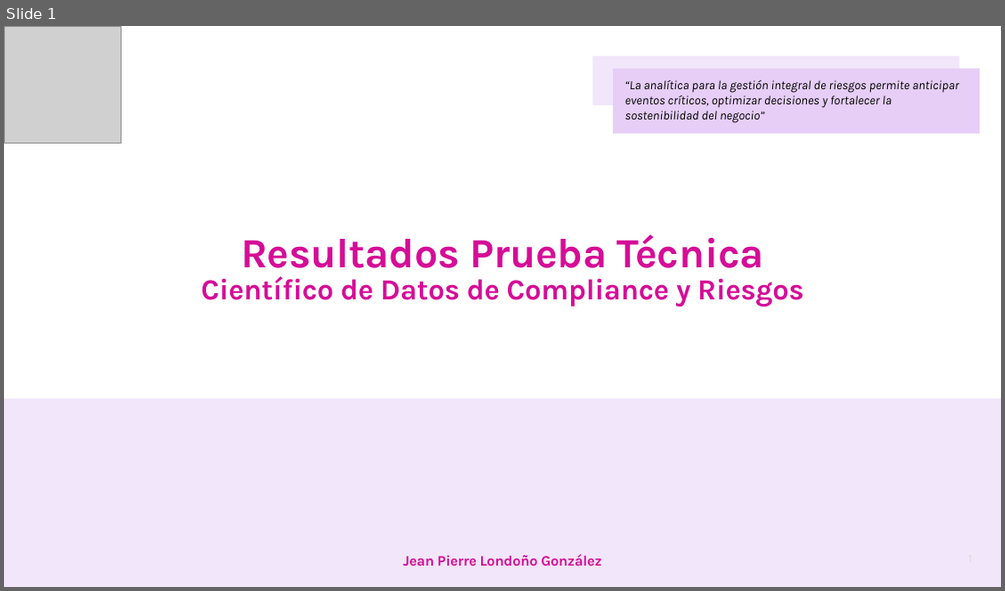
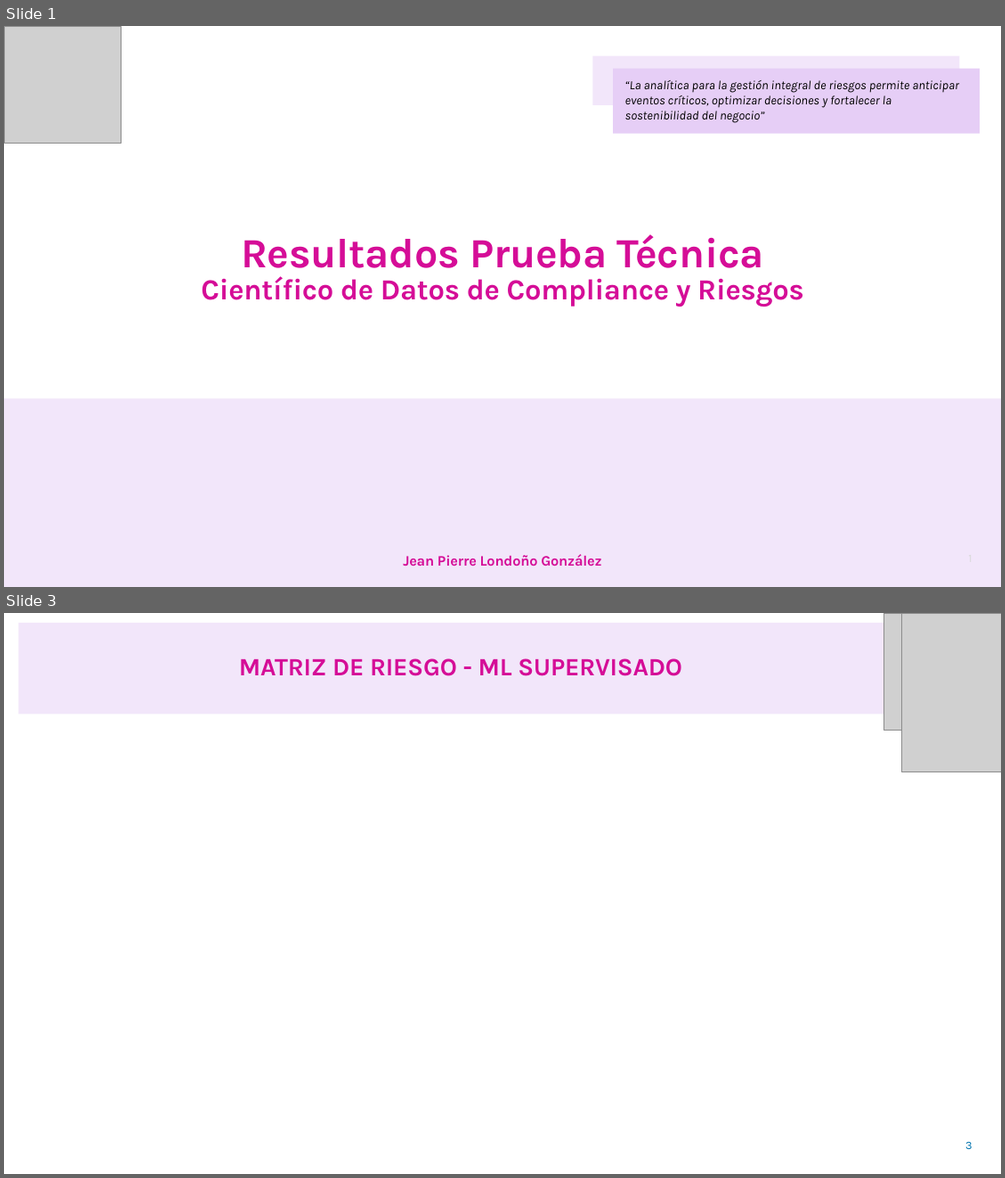
Before and after one commit to jepilogo97/nequi-ds-compliance-risk, a slide deck: files/Prueba_Cientifico_Datos_Compliance.pptx. Shown one above the other, each under a label of ours: slide 1 before the commit, slides 1 and 3 after it; the slides between them are not shown. The pictures are 1005x591 and 1005x1178 pixels, drawn with LibreOffice and Linux fonts; fonts in the diff are those of the drawing; grey boxes stand for pictures. Boxes give left, top, right and bottom in pixels: in the first picture for what was removed or moved away, otherwise in the second. Text is boxed around its words. In the diff, an @@ line names an element or a change of style, - is before the commit and + after.

```diff
--- a/files/Prueba_Cientifico_Datos_Compliance.pptx
+++ b/files/Prueba_Cientifico_Datos_Compliance.pptx
@@ slide 3 added at (4, 613, 1001, 1174), background #FFFFFF @@
@@ rectangle added at (18, 623, 986, 714), fill #F2E6FA @@
@@ picture added at (884, 613, 1001, 730) @@
@@ picture added at (902, 613, 1001, 771) @@
@@ text added at (239, 658, 682, 676), 24 pt, text #D50D97, bold @@
+MATRIZ DE RIESGO - ML SUPERVISADO
@@ page number added at (965, 1141, 972, 1149), 11 pt, text #0074AF @@
+3
```
Also in this commit, not shown: 1 slide changed, 2 other slides added, 16 slides removed, 2 other files.
